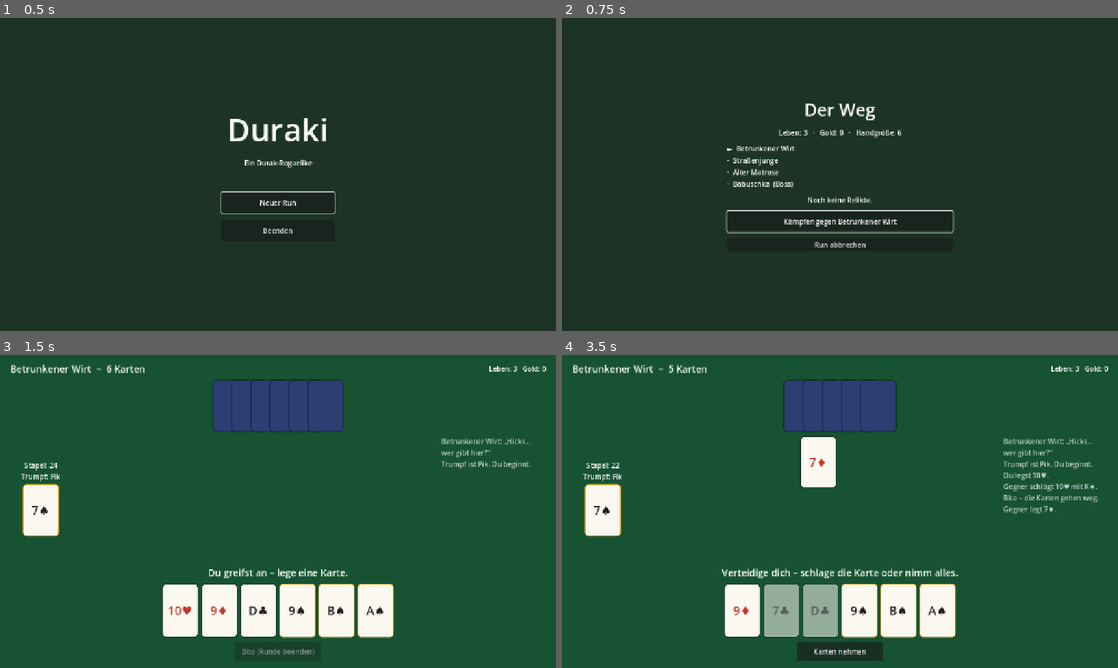
Above: before the commit, frames 1-4 (two rows, left to right).
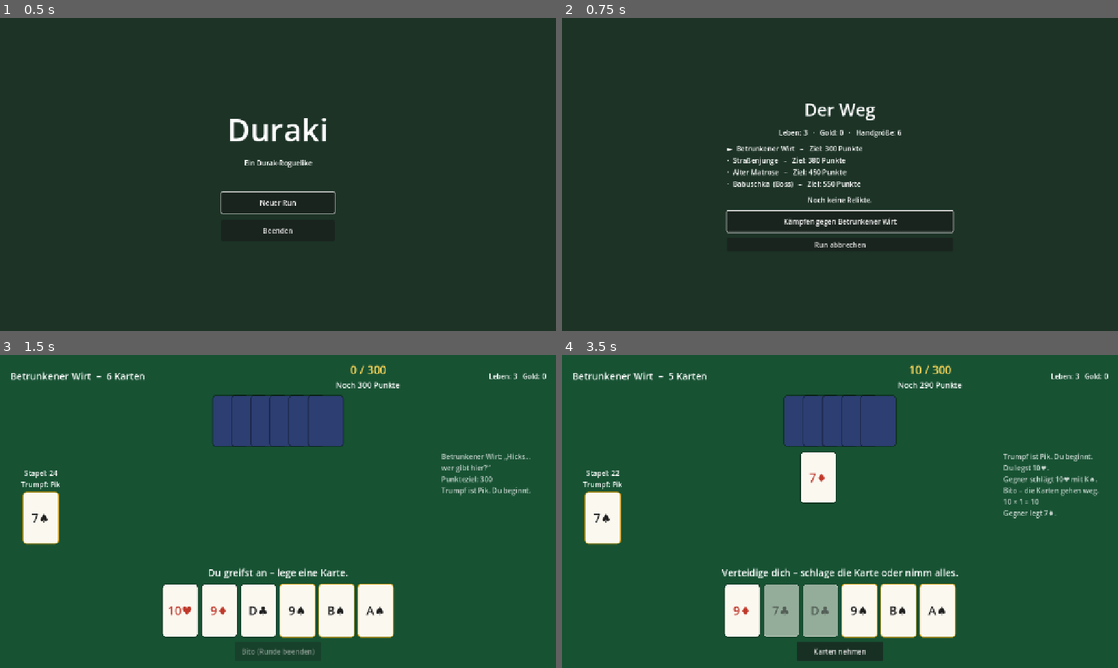
Above: after the commit, the same moments.

Repository: beydo7/duraki
Game: Godot game, scene res://scenes/menu/main_menu.tscn
Same seed, same stepped clock (60 frames per second), same inputs: the game is played once before the commit and once after it.
Inputs:
- Up to frame 1 (0.5 s): no input
- Up to frame 2 (0.75 s): click "Neuer Run" at 0.5 s
- Up to frame 3 (1.5 s): click "Kämpfen gegen Betrunkener Wirt" at 1.25 s
- Up to frame 4 (3.5 s): click "10♥" at 2 s

Frame 1 is identical in both runs. In frame 2, 0.5% of the frame differs, in the area x 39-54%, y 40-54%; in frame 3, 5.1%; in frame 4, 6.1%, in the area x 2-99%, y 3-61%.

Commit message:
Punkteziel wie bei Balatro (Chips × Mult)
Co-Authored-By: Claude Opus 5.5 <noreply@anthropic.com>
Claude-Session: https://claude.ai/code/session_01GSapFSK44CgC3YRDnJKsGJ

Diff:
--- /dev/null
+++ b/data/relics/vodka.tres
@@ -0,0 +1,13 @@
+[gd_resource type="Resource" script_class="RelicData" format=3]
+
+[ext_resource type="Script" path="res://scripts/data/relic_data.gd" id="1_rel"]
+
+[resource]
+script = ExtResource("1_rel")
+id = &"vodka"
+display_name = "Wodka"
+description = "+1 Mult in jeder Runde."
+hand_size_bonus = 0
+bonus_gold_per_win = 0
+extra_lives = 0
+bonus_mult = 1
--- a/scenes/match/match.gd
+++ b/scenes/match/match.gd
@@ -8,6 +8,7 @@
 var duel: DurakMatch
 var ai: SimpleAI
 var opponent: OpponentData
+var score: ScoreTracker
 var _ai_pending := false
 var _log: PackedStringArray = []
 
@@ -22,17 +23,34 @@
 
 	ai = SimpleAI.new(Run.rng, opponent.mistake_chance)
 	duel = DurakMatch.new()
+	var target := Run.score_target() if Run.current_opponent() != null else Run.SCORE_TARGETS[0]
+	score = ScoreTracker.new(target, Run.base_mult())
+	score.attach(duel) # vor den UI-Signalen verbinden, damit zuerst gewertet wird
+	score.changed.connect(_render_score)
+	score.bout_scored.connect(func(_points: int, text: String) -> void: _on_message(text))
+	score.target_reached.connect(_on_target_reached)
 	duel.changed.connect(_on_changed)
 	duel.message.connect(_on_message)
 	duel.finished.connect(_on_finished)
 
 	%TakeButton.pressed.connect(func() -> void: duel.take())
 	%PassButton.pressed.connect(func() -> void: duel.pass_bout())
-	%ContinueButton.pressed.connect(func() -> void: Run.on_match_finished(duel.loser))
+	%ContinueButton.pressed.connect(func() -> void: Run.on_match_finished(_result()))
 
 	if not opponent.taunt.is_empty():
 		_on_message("%s: „%s“" % [opponent.display_name, opponent.taunt])
+	_on_message("Punkteziel: %d" % score.target)
 	duel.start(Run.rng, Run.player_hand_size(), opponent.hand_size)
+	_render_score()
+
+
+## Für den Run zählt nur das Punkteziel: erreicht → Gegner verliert.
+func _result() -> int:
+	return DurakMatch.OPPONENT if score.reached_target() else DurakMatch.PLAYER
+
+
+func _on_target_reached() -> void:
+	duel.force_finish(DurakMatch.OPPONENT, "Punkteziel erreicht!")
 
 
 func _on_changed() -> void:
@@ -77,6 +95,7 @@
 	var opp_cards := duel.opponent_hand.size()
 	%OpponentLabel.text = "%s  –  %d Karten" % [opponent.display_name, opp_cards]
 	%RunInfoLabel.text = "Leben: %d   Gold: %d" % [Run.lives, Run.gold]
+	_render_score()
 
 	_clear(%OpponentHand)
 	for i in opp_cards:
@@ -115,12 +134,25 @@
 	%StatusLabel.text = _status_text(my_turn, defending)
 
 
+func _render_score() -> void:
+	if score == null:
+		return
+	%ScoreLabel.text = "%d / %d" % [score.total, score.target]
+	if duel != null and duel.is_over:
+		%BoutLabel.text = score.last_text
+	elif score.chips > 0:
+		%BoutLabel.text = "Runde: %d Chips × %d Mult" % [score.chips, score.mult]
+	else:
+		%BoutLabel.text = "Noch %d Punkte" % score.remaining()
+
+
 func _status_text(my_turn: bool, defending: bool) -> String:
 	if duel.is_over:
-		match duel.loser:
-			DurakMatch.OPPONENT: return "Gewonnen! %s ist der Durak." % opponent.display_name
-			DurakMatch.PLAYER: return "Verloren – du bist der Durak."
-			_: return "Unentschieden."
+		if score.reached_target():
+			return "Gewonnen! Punkteziel erreicht (%d / %d)." % [score.total, score.target]
+		if duel.loser == DurakMatch.PLAYER:
+			return "Verloren – du bist der Durak und hast das Ziel verfehlt."
+		return "Verloren – Ziel verfehlt (%d / %d)." % [score.total, score.target]
 	if not my_turn:
 		return "%s ist am Zug …" % opponent.display_name
 	if defending:
--- a/scenes/match/match.tscn
+++ b/scenes/match/match.tscn
@@ -44,6 +44,23 @@
 layout_mode = 2
 size_flags_horizontal = 3
 theme_override_font_sizes/font_size = 22
+
+[node name="ScoreBox" type="VBoxContainer" parent="Margin/VBox/TopBar"]
+layout_mode = 2
+size_flags_horizontal = 3
+
+[node name="ScoreLabel" type="Label" parent="Margin/VBox/TopBar/ScoreBox"]
+unique_name_in_owner = true
+layout_mode = 2
+theme_override_colors/font_color = Color(1, 0.85, 0.35, 1)
+theme_override_font_sizes/font_size = 26
+horizontal_alignment = 1
+
+[node name="BoutLabel" type="Label" parent="Margin/VBox/TopBar/ScoreBox"]
+unique_name_in_owner = true
+layout_mode = 2
+theme_override_font_sizes/font_size = 18
+horizontal_alignment = 1
 
 [node name="RunInfoLabel" type="Label" parent="Margin/VBox/TopBar"]
 unique_name_in_owner = true
--- a/scenes/run/run_map.gd
+++ b/scenes/run/run_map.gd
@@ -23,7 +23,8 @@
 		var o := Run.encounters[i]
 		var label := Label.new()
 		var marker := "✓" if i < Run.floor_index else ("►" if i == Run.floor_index else "·")
-		label.text = "%s  %s%s" % [marker, o.display_name, "  (Boss)" if o.is_boss else ""]
+		label.text = "%s  %s%s   –   Ziel: %d Punkte" % [
+			marker, o.display_name, "  (Boss)" if o.is_boss else "", Run.score_target(i)]
 		if i < Run.floor_index:
 			label.modulate = Color(1, 1, 1, 0.5)
 		%EncounterList.add_child(label)
--- a/scripts/autoload/run_state.gd
+++ b/scripts/autoload/run_state.gd
@@ -16,6 +16,10 @@
 const BASE_HAND_SIZE := 6
 const NORMAL_FIGHTS := 3 # danach folgt der Boss
 const GOLD_REWARD_OPTION := 15
+## Punkteziel pro Etage (wie die Blinds bei Balatro). Letzter Eintrag = Boss.
+## Gibt es mehr Etagen als Einträge, wird der letzte Wert weiter gesteigert.
+const SCORE_TARGETS: Array[int] = [300, 380, 450, 550]
+const SCORE_TARGET_GROWTH := 1.25
 
 var rng := RandomNumberGenerator.new()
 var seed_value := 0
@@ -54,7 +58,28 @@
 	return size
 
 
+## Punkteziel für die aktuelle Etage.
+func score_target(floor_i := floor_index) -> int:
+	var opponent := encounters[floor_i] if floor_i < encounters.size() else null
+	if opponent != null and opponent.score_target > 0:
+		return opponent.score_target
+	var idx := SCORE_TARGETS.size() - 1 if opponent != null and opponent.is_boss else floor_i
+	if idx < SCORE_TARGETS.size():
+		return SCORE_TARGETS[idx]
+	var extra := idx - SCORE_TARGETS.size() + 1
+	return int(SCORE_TARGETS[-1] * pow(SCORE_TARGET_GROWTH, extra))
+
+
+## Start-Mult pro Runde (1 + Boni aus Relikten).
+func base_mult() -> int:
+	var m := 1
+	for r in relics:
+		m += r.bonus_mult
+	return m
+
+
 ## Wird von der Match-Szene aufgerufen, sobald ein Duell vorbei ist.
+## `loser` ist OPPONENT, wenn das Punkteziel erreicht wurde, sonst PLAYER.
 func on_match_finished(loser: int) -> void:
 	match loser:
 		DurakMatch.OPPONENT:
--- a/scripts/core/durak_match.gd
+++ b/scripts/core/durak_match.gd
@@ -12,6 +12,8 @@
 signal changed
 signal message(text: String)
 signal bout_ended(defended: bool)
+## Wird für jede gespielte Karte gesendet (für Wertung, Joker, Effekte).
+signal card_played(who: int, card: Card, as_attack: bool)
 signal finished(loser: int)
 
 const PLAYER := 0
@@ -129,6 +131,7 @@
 	hand(attacker).erase(card)
 	attack_cards.append(card)
 	defense_cards.append(null)
+	card_played.emit(attacker, card, true)
 	message.emit("%s %s %s." % [name_of(attacker), "legst" if attacker == PLAYER else "legt", card])
 	changed.emit()
 	return true
@@ -140,6 +143,7 @@
 	var idx := unbeaten_index()
 	hand(defender()).erase(card)
 	defense_cards[idx] = card
+	card_played.emit(defender(), card, false)
 	message.emit("%s %s %s mit %s." % [
 		name_of(defender()), "schlägst" if defender() == PLAYER else "schlägt", attack_cards[idx], card])
 	_auto_pass_if_stuck()
@@ -165,6 +169,18 @@
 	discard_pile.append_array(table_cards())
 	_end_bout(true)
 	return true
+
+
+## Beendet das Duell sofort (z. B. wenn das Punkteziel erreicht ist).
+func force_finish(p_loser: int, text := "") -> void:
+	if is_over:
+		return
+	is_over = true
+	loser = p_loser
+	if not text.is_empty():
+		message.emit(text)
+	finished.emit(loser)
+	changed.emit()
 
 
 # --- Intern -------------------------------------------------------------------
@@ -195,7 +211,7 @@
 
 
 func _check_end() -> void:
-	if not deck.is_empty():
+	if is_over or not deck.is_empty():
 		return
 	var player_out := player_hand.is_empty()
 	var opponent_out := opponent_hand.is_empty()
--- /dev/null
+++ b/scripts/core/score_tracker.gd
@@ -0,0 +1,126 @@
+class_name ScoreTracker
+extends RefCounted
+## Punktewertung wie bei Balatro: Chips × Mult.
+##
+## Jede Runde (Angriff bis Bito/Nehmen) sammelt Chips und Mult für den Spieler:
+## - Jede eigene Karte (Angriff oder Verteidigung) bringt ihren Chip-Wert.
+## - Jede Verteidigung: +1 Mult.
+## - Jede nachgelegte Angriffskarte (ab der zweiten): +1 Mult.
+## - Jeder gespielte Trumpf: +1 Mult.
+## Am Rundenende wird gewertet:
+## - Du verteidigst alles (Bito)       → Chips × Mult
+## - Dein Angriff wird abgewehrt       → Chips × Mult
+## - Gegner muss aufnehmen             → Chips × Mult × 2 („Volltreffer“)
+## - Du musst aufnehmen                → 0 Punkte, die Runde verfällt
+## Endet das Duell regulär und der Gegner ist der Durak, gibt es einen Bonus
+## pro Karte, die er noch auf der Hand hat.
+## Wer das Punkteziel erreicht, gewinnt den Tisch sofort.
+
+signal changed
+signal bout_scored(points: int, text: String)
+signal target_reached
+
+const CHIP_VALUES := {
+	6: 6, 7: 7, 8: 8, 9: 9, 10: 10,
+	11: 10, 12: 10, 13: 10, # Bube, Dame, König
+	14: 11, # Ass
+}
+const HIT_MULTIPLIER := 2
+const DURAK_BONUS_PER_CARD := 15
+
+var target := 0
+var total := 0
+var base_mult := 1
+var chips := 0
+var mult := 1
+var last_text := ""
+
+var _duel: DurakMatch
+var _me := DurakMatch.PLAYER
+var _bout_attacker := -1
+var _target_announced := false
+
+
+func _init(p_target: int, p_base_mult := 1) -> void:
+	target = p_target
+	base_mult = maxi(1, p_base_mult)
+	mult = base_mult
+
+
+func attach(duel: DurakMatch, me := DurakMatch.PLAYER) -> void:
+	_duel = duel
+	_me = me
+	duel.card_played.connect(_on_card_played)
+	duel.bout_ended.connect(_on_bout_ended)
+	duel.finished.connect(_on_finished)
+
+
+static func chip_value(card: Card) -> int:
+	return CHIP_VALUES.get(card.rank, card.rank)
+
+
+func reached_target() -> bool:
+	return total >= target
+
+
+func remaining() -> int:
+	return maxi(0, target - total)
+
+
+# --- Signale vom Duell --------------------------------------------------------
+
+func _on_card_played(who: int, card: Card, as_attack: bool) -> void:
+	if _bout_attacker == -1:
+		_bout_attacker = _duel.attacker
+	if who != _me:
+		return
+	chips += chip_value(card)
+	if as_attack:
+		if _duel.attack_cards.size() > 1:
+			mult += 1 # Nachlegen
+	else:
+		mult += 1 # Verteidigung
+	if card.suit == _duel.trump_suit:
+		mult += 1
+	changed.emit()
+
+
+func _on_bout_ended(defended: bool) -> void:
+	var i_attacked := _bout_attacker == _me
+	var points := 0
+	var text := ""
+	if chips > 0:
+		if i_attacked and not defended:
+			points = chips * mult * HIT_MULTIPLIER
+			text = "Volltreffer! %d × %d × %d = %d" % [chips, mult, HIT_MULTIPLIER, points]
+		elif not i_attacked and not defended:
+			text = "Aufgenommen – %d × %d verfallen." % [chips, mult]
+		else:
+			points = chips * mult
+			text = "%d × %d = %d" % [chips, mult, points]
+	_add_points(points, text)
+	chips = 0
+	mult = base_mult
+	_bout_attacker = -1
+	changed.emit()
+
+
+func _on_finished(loser: int) -> void:
+	# Bonus nur bei regulärem Ende (nicht, wenn das Ziel schon erreicht war).
+	if _target_announced or loser != 1 - _me:
+		return
+	var cards_left := _duel.hand(loser).size()
+	if cards_left > 0:
+		var bonus := cards_left * DURAK_BONUS_PER_CARD
+		_add_points(bonus, "Durak-Bonus: %d Karten × %d = %d" % [cards_left, DURAK_BONUS_PER_CARD, bonus])
+	changed.emit()
+
+
+func _add_points(points: int, text: String) -> void:
+	total += points
+	if not text.is_empty():
+		last_text = text
+		bout_scored.emit(points, text)
+	if not _target_announced and reached_target():
+		_target_announced = true
+		target_reached.emit()
--- a/scripts/data/opponent_data.gd
+++ b/scripts/data/opponent_data.gd
@@ -9,3 +9,5 @@
 @export_range(0.0, 1.0, 0.05) var mistake_chance := 0.3
 @export var gold_reward := 10
 @export var is_boss := false
+## Eigenes Punkteziel; 0 = Standardziel der Etage (Run.SCORE_TARGETS).
+@export var score_target := 0
--- a/scripts/data/relic_data.gd
+++ b/scripts/data/relic_data.gd
@@ -11,3 +11,5 @@
 @export var hand_size_bonus := 0
 @export var bonus_gold_per_win := 0
 @export var extra_lives := 0
+## Start-Mult jeder Runde (wie ein Joker bei Balatro).
+@export var bonus_mult := 0
--- a/tests/run_tests.gd
+++ b/tests/run_tests.gd
@@ -11,6 +11,9 @@
 	test_deck()
 	test_take_keeps_attacker()
 	test_ai_vs_ai_simulation()
+	test_score_values()
+	test_score_bout()
+	test_score_target_ends_match()
 	print("\n%d Checks, %d Fehler" % [_checks, _failures])
 	quit(1 if _failures > 0 else 0)
 
@@ -81,3 +84,60 @@
 			finished += 1
 	check(finished == 500, "alle KI-Partien enden (%d/500)" % finished)
 	check(not card_loss, "Kartenanzahl bleibt immer 36")
+
+
+func test_score_values() -> void:
+	var H := Card.Suit.HEARTS
+	check(ScoreTracker.chip_value(Card.new(H, 6)) == 6, "6 bringt 6 Chips")
+	check(ScoreTracker.chip_value(Card.new(H, 12)) == 10, "Dame bringt 10 Chips")
+	check(ScoreTracker.chip_value(Card.new(H, 14)) == 11, "Ass bringt 11 Chips")
+
+
+## Spieler greift an, Gegner schlägt, Bito → Punkte = Chips × Mult.
+func test_score_bout() -> void:
+	var rng := RandomNumberGenerator.new()
+	for s in 200:
+		rng.seed = s
+		var duel := DurakMatch.new()
+		var tracker := ScoreTracker.new(999999)
+		tracker.attach(duel)
+		duel.start(rng)
+		if duel.attacker != DurakMatch.PLAYER:
+			continue
+		var card: Card = null
+		for c in duel.legal_attacks():
+			if c.suit != duel.trump_suit:
+				card = c
+				break
+		if card == null:
+			continue
+		duel.attack(card)
+		var defenses := duel.legal_defenses()
+		if defenses.is_empty():
+			continue
+		check(tracker.chips == ScoreTracker.chip_value(card) and tracker.mult == 1, "Angriff zählt Chips")
+		duel.defend(defenses[0])
+		if not duel.attack_cards.is_empty():
+			duel.pass_bout()
+		check(tracker.total == ScoreTracker.chip_value(card), "abgewehrter Angriff: Chips × 1")
+		check(tracker.chips == 0 and tracker.mult == 1, "Runde wird zurückgesetzt")
+		return
+	check(false, "kein passender Seed für test_score_bout gefunden")
+
+
+func test_score_target_ends_match() -> void:
+	var rng := RandomNumberGenerator.new()
+	rng.seed = 99
+	var duel := DurakMatch.new()
+	var tracker := ScoreTracker.new(1)
+	tracker.attach(duel)
+	tracker.target_reached.connect(func() -> void: duel.force_finish(DurakMatch.OPPONENT))
+	duel.start(rng)
+	var ais := [SimpleAI.new(rng, 0.0), SimpleAI.new(rng, 0.0)]
+	var steps := 0
+	while not duel.is_over and steps < 3000:
+		var a := duel.current_actor()
+		ais[a].take_turn(duel, a)
+		steps += 1
+	check(duel.is_over and tracker.reached_target(), "Punkteziel beendet das Duell")
+	check(duel.loser == DurakMatch.OPPONENT, "erreichtes Ziel zählt als Sieg")
--- /dev/null
+++ b/tests/score_sim.gd
@@ -0,0 +1,29 @@
+extends SceneTree
+## Simuliert viele Duelle und gibt die Punkteverteilung aus (zum Einstellen der Ziele).
+##   godot --headless --path . -s res://tests/score_sim.gd
+
+func _init() -> void:
+	var rng := RandomNumberGenerator.new()
+	rng.seed = 7
+	for mistake in [0.45, 0.3, 0.15, 0.0]:
+		var scores: Array[int] = []
+		var wins := 0
+		for game in 400:
+			var duel := DurakMatch.new()
+			var tracker := ScoreTracker.new(999999)
+			tracker.attach(duel)
+			duel.start(rng, 6, 7 if mistake == 0.0 else 6)
+			var ais := [SimpleAI.new(rng, 0.1), SimpleAI.new(rng, mistake)]
+			var steps := 0
+			while not duel.is_over and steps < 3000:
+				var a := duel.current_actor()
+				ais[a].take_turn(duel, a)
+				steps += 1
+			scores.append(tracker.total)
+			if duel.loser == DurakMatch.OPPONENT:
+				wins += 1
+		scores.sort()
+		var q := func(p: float) -> int: return scores[int(p * (scores.size() - 1))]
+		print("Fehler %.2f: Durak-Siege %d%%  P20 %d  P40 %d  Median %d  P70 %d  P90 %d" % [
+			mistake, wins * 100 / 400, q.call(0.2), q.call(0.4), q.call(0.5), q.call(0.7), q.call(0.9)])
+	quit()
Not shown, added: scripts/core/score_tracker.gd.uid
Not shown, added: tests/score_sim.gd.uid
